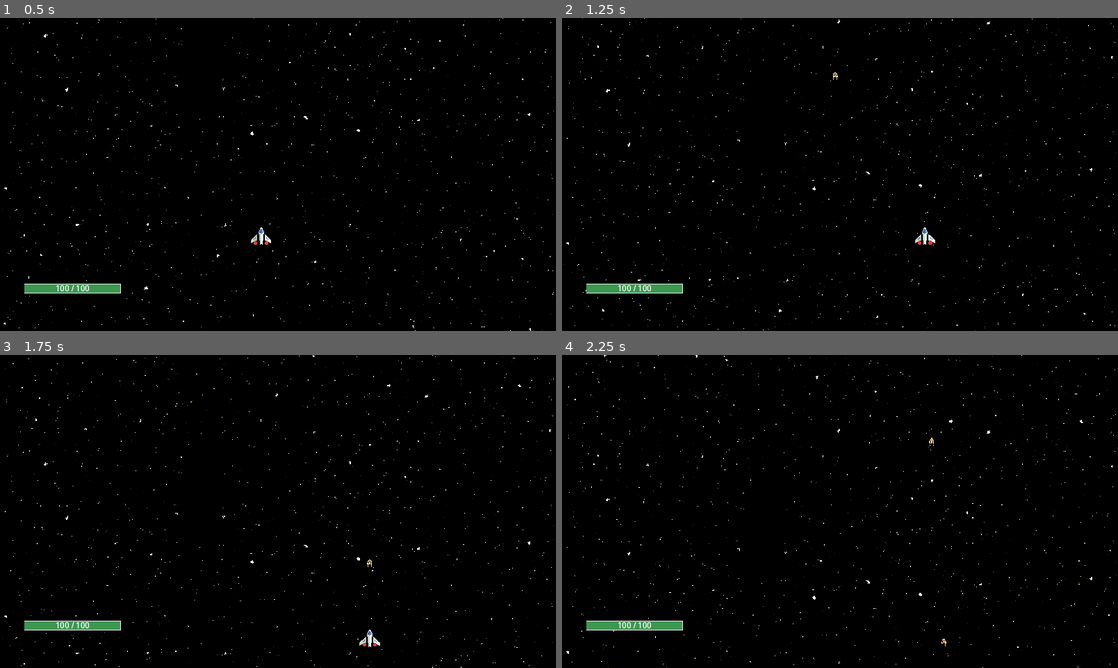
Above: before the commit, frames 1-4 (two rows, left to right).
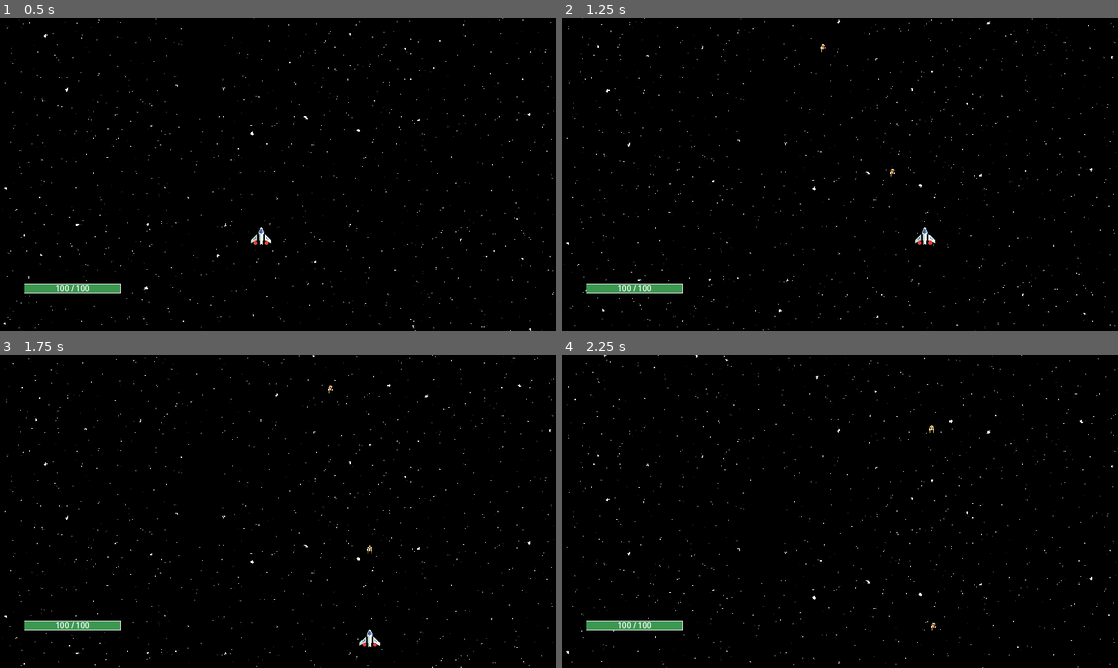
Above: after the commit, the same moments.

Repository: vezer1993/space-shooter-roguelike
Game: Godot game, scene res://Scenes/game.tscn
The game is run twice, just before and just after one commit, with the same random seed, the same clock (stepped at 60 frames per second) and the same inputs.
Inputs (mouse positions are in pixels of both pictures, inside the frame that each line leads up to):
- Up to frame 1 (0.5 s): no input
- Up to frame 2 (1.25 s): move the mouse to (962, 158) at 0.52 s; hold D (move_right) from 0.53 s (still down); click (962, 158) at 0.6 s
- Up to frame 3 (1.75 s): move the mouse to (166, 527) at 1.27 s; release D (move_right) at 1.28 s; hold S (move_down) from 1.28 s (still down); tap Shift (dodge) at 1.35 s; click (166, 527) at 1.55 s
- Up to frame 4 (2.25 s): move the mouse to (895, 442) at 2.02 s; release S (move_down) at 2.03 s; hold D (move_right) from 2.03 s (still down); click (895, 442) at 2.1 s

Frame 1 is identical in both runs. In frame 2, less than 0.1% of the frame differs, in the area x 46-60%, y 8-51%; in frame 3, less than 0.1%; in frame 4, less than 0.1%, in the area x 66-70%, y 22-94%.

Commit message:
shooting-->autoshooting

Diff:
--- a/Scenes/Components/Shooting/shooting.gd
+++ b/Scenes/Components/Shooting/shooting.gd
@@ -11,13 +11,13 @@
 func _process(delta):
 	time_since_last_shot += delta
 
+	if can_shoot():
+		shoot()
+
 func can_shoot() -> bool:
 	return time_since_last_shot >= fire_rate
 
 func shoot():
-	if not can_shoot():
-		return false
-
 	# Create bullet
 	var bullet = bullet_scene.instantiate()
 	bullet.global_position = $BulletSpawnPoint.global_position
--- a/Scripts/playershuttle.gd
+++ b/Scripts/playershuttle.gd
@@ -22,8 +22,6 @@
 func _process(delta):
 	if Input.is_action_just_pressed("ui_select"):  # e.g. spacebar
 		$HealthShield.increase_max_hp(25)
-	if Input.is_action_just_pressed("fire"):  # e.g. spacebar
-		$"%ShootingComponent".shoot()
 	if Input.is_action_just_pressed("rotate"):
 		rotate_shuttle()
 
--- a/project.godot
+++ b/project.godot
@@ -25,11 +25,6 @@
 
 [input]
 
-fire={
-"deadzone": 0.5,
-"events": [Object(InputEventMouseButton,"resource_local_to_scene":false,"resource_name":"","device":-1,"window_id":0,"alt_pressed":false,"shift_pressed":false,"ctrl_pressed":false,"meta_pressed":false,"button_mask":0,"position":Vector2(0, 0),"global_position":Vector2(0, 0),"factor":1.0,"button_index":1,"canceled":false,"pressed":false,"double_click":false,"script":null)
-]
-}
 rotate={
 "deadzone": 0.5,
 "events": [Object(InputEventKey,"resource_local_to_scene":false,"resource_name":"","device":-1,"window_id":0,"alt_press …(191 unchanged characters)…
